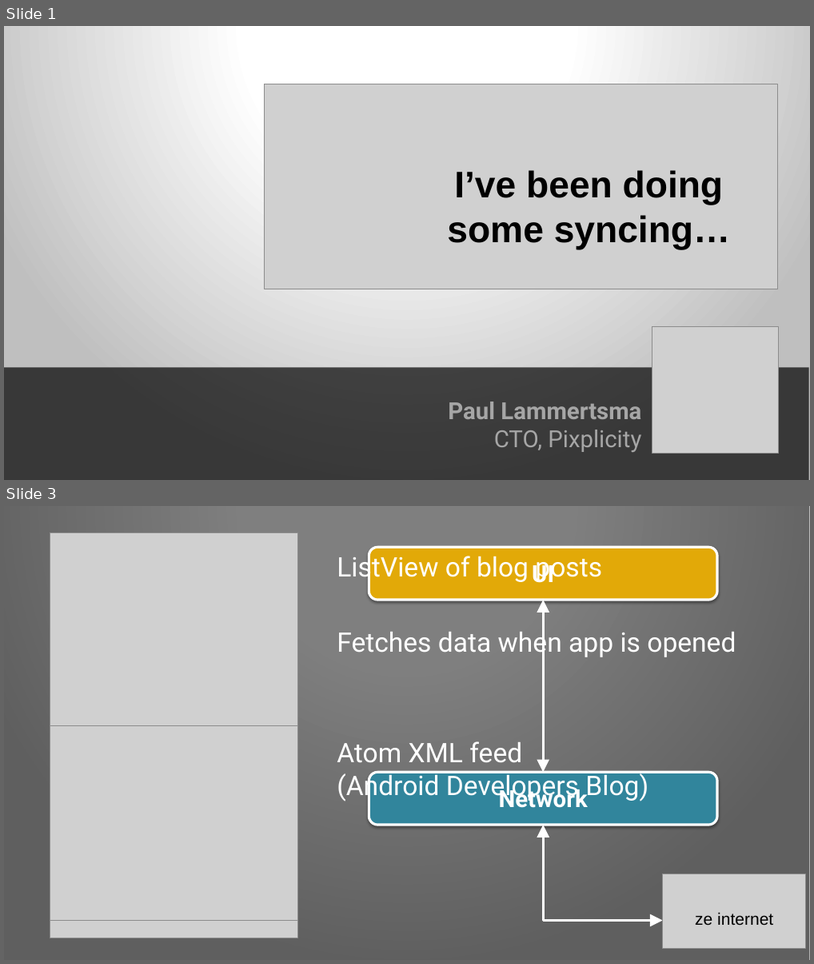
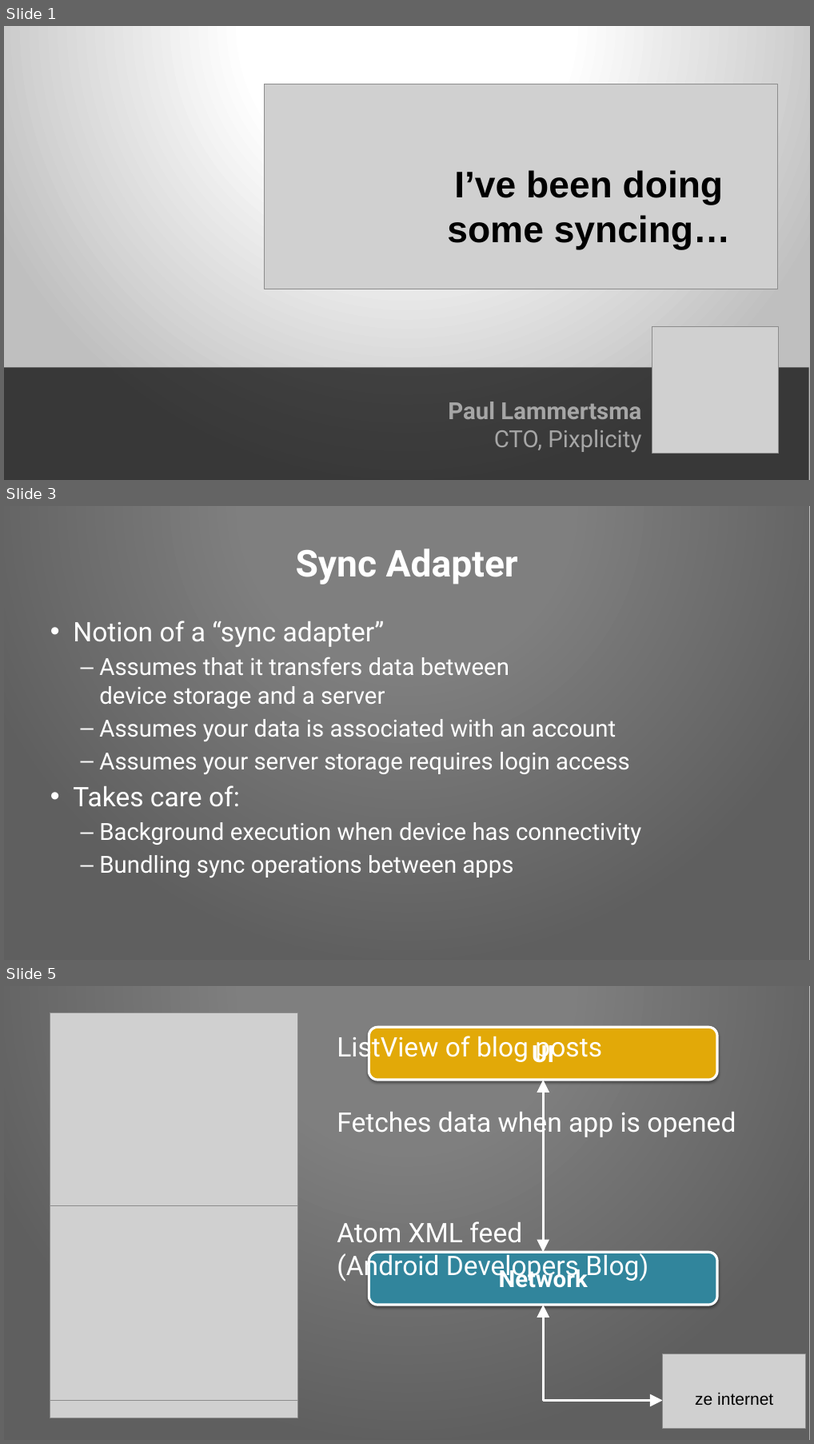
Before and after one commit to Pixplicity/sync-demo, a slide deck: I've been doing some syncing.pptx. Shown one above the other, each under a label of ours: slides 1 and 3 before the commit, slides 1, 3 and 5 after it; the slides between them are not shown. The pictures are 814x964 and 814x1444 pixels, drawn with LibreOffice and Linux fonts; fonts in the diff are those of the drawing; grey boxes stand for pictures; background and template pictures are left out. Boxes give left, top, right and bottom in pixels: in the first picture for what was removed or moved away, otherwise in the second. Text is boxed around its words. In the diff, an @@ line names an element or a change of style, - is before the commit and + after.

Commit message:
extended on AccountAuthenticator and service, and many other improvements

```diff
--- a/I've been doing some syncing.pptx
+++ b/I've been doing some syncing.pptx
@@ slide 3 added at bbox=[4, 506, 810, 960], background picture (left out); not listed: 1 template element that a slide beside it also shows @@
@@ title added at bbox=[296, 548, 518, 584], 44 pt, text #FFFFFF, bold @@
+Sync Adapter
@@ text added at bbox=[73, 620, 642, 877], 28 pt, text #FFFFFF @@
+• Notion of a “sync adapter”
+  – Assumes that it transfers data between
+    device storage and a server
+  – Assumes your data is associated with an account
+  – Assumes your server storage requires login access
+• Takes care of:
+  – Background execution when device has connectivity
+  – Bundling sync operations between apps
@@ what was slide 3 is now slide 5 @@
```
Also in this commit, not shown: 15 slides changed, 15 other slides added, 4 slides removed.
